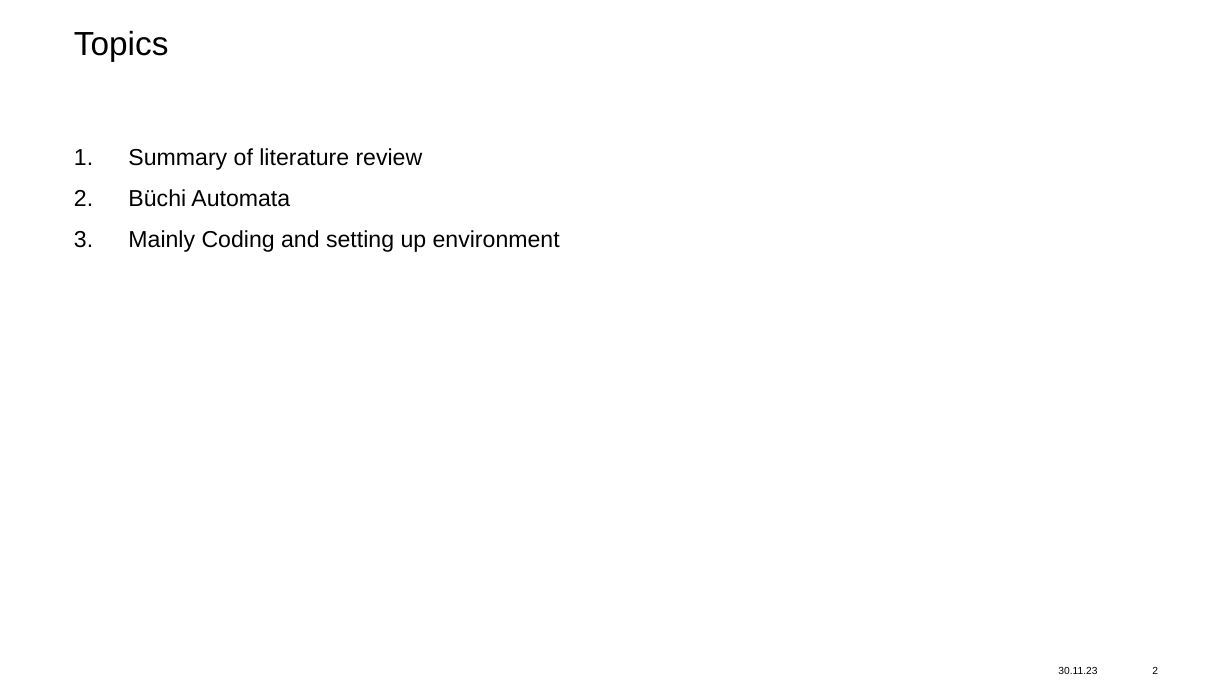
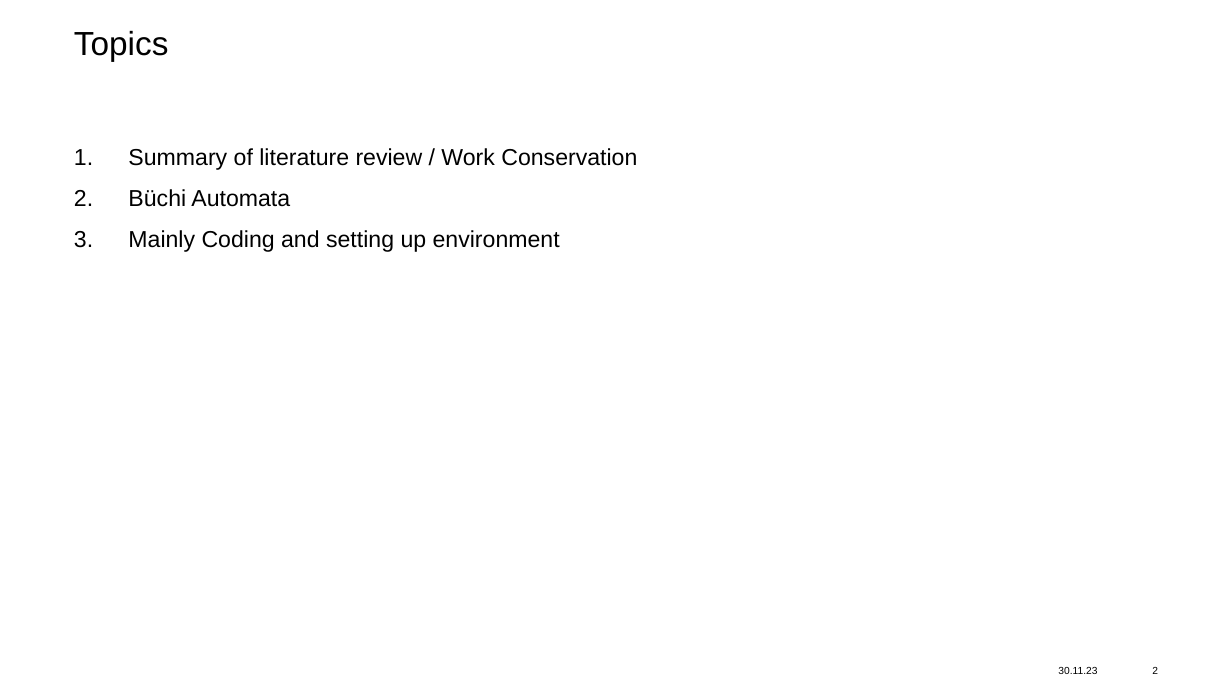
Before and after one commit to vinztu/Do4, a slide deck: slide 2 of Meeting/Meeting_2.pptx. Drawn at 1232x693 pixels with LibreOffice and Linux fonts; fonts in the diff are those of the drawing; background and template pictures are left out. Boxes give left, top, right and bottom in pixels: in the first picture for what was removed or moved away, otherwise in the second. Text is boxed around its words. In the diff, an @@ line names an element or a change of style, - is before the commit and + after.

```diff
--- a/Meeting/Meeting_2.pptx
+++ b/Meeting/Meeting_2.pptx
@@ text at [128,148,637,170]: text changed @@
-1. Summary of literature review
+1. Summary of literature review / Work Conservation
```
Also in this commit, not shown: 2 other slides changed, 30 other files.
